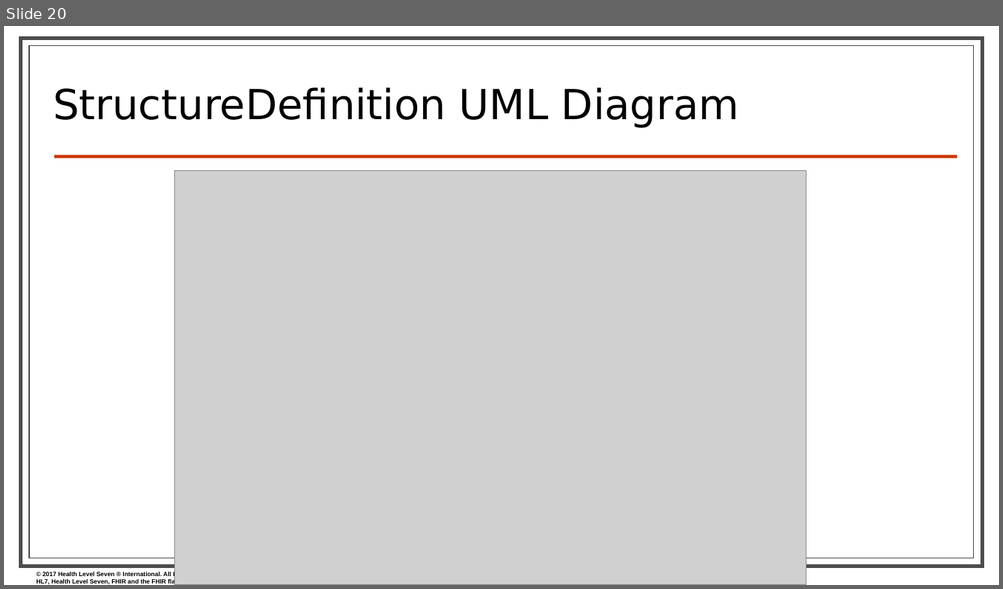
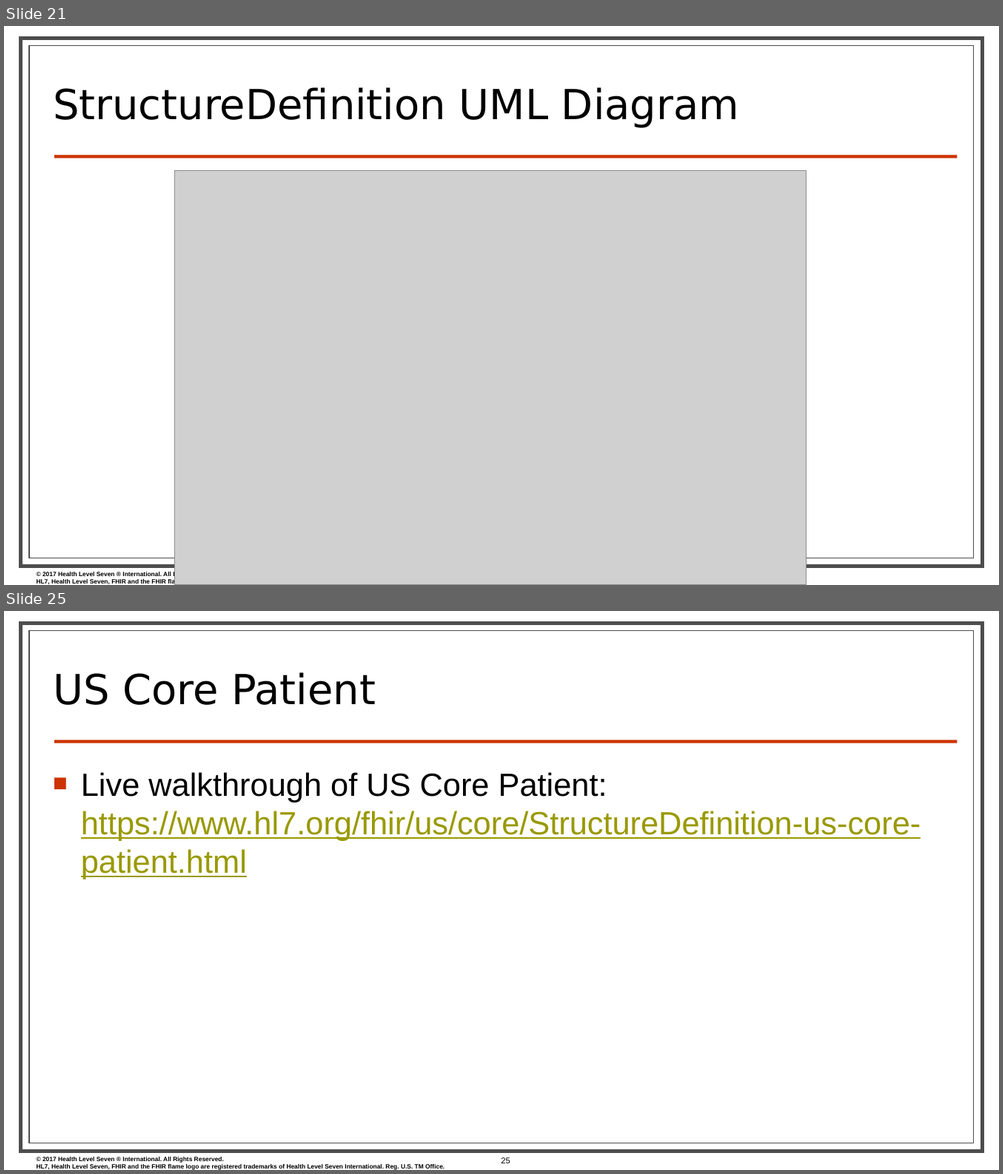
Before and after one commit to FHIR/documents, a slide deck: presentations/2019-09 IG Training/FHIR Profiling - Sarah.pptx. Shown one above the other, each under a label of ours: slide 20 before the commit, slides 21 and 25 after it; the slides between them are not shown. The pictures are 1003x589 and 1003x1174 pixels, drawn with LibreOffice and Linux fonts; fonts in the diff are those of the drawing; grey boxes stand for pictures; background and template pictures are left out. Boxes give left, top, right and bottom in pixels: in the first picture for what was removed or moved away, otherwise in the second. Text is boxed around its words. In the diff, an @@ line names an element or a change of style, - is before the commit and + after.

```diff
--- a/presentations/2019-09 IG Training/FHIR Profiling - Sarah.pptx
+++ b/presentations/2019-09 IG Training/FHIR Profiling - Sarah.pptx
@@ slide 25 added at (4, 611, 999, 1170), background #FFFFFF; not listed: 4 template elements that a slide beside it also shows @@
@@ title added at (53, 672, 375, 705), 40 pt, text #000000 @@
+US Core Patient
@@ text added at (81, 772, 920, 879), 31 pt, text #999900, underline @@
+■ Live walkthrough of US Core Patient: https://www.hl7.org/fhir/us/core/StructureDefinition-us-core-patient.html
@@ page number added at (501, 1158, 509, 1164), 8 pt, text #000000 @@
+25
@@ what was slide 20 is now slide 21 @@
```
Also in this commit, not shown: 11 slides changed, 3 other slides added, 3 slides removed.
